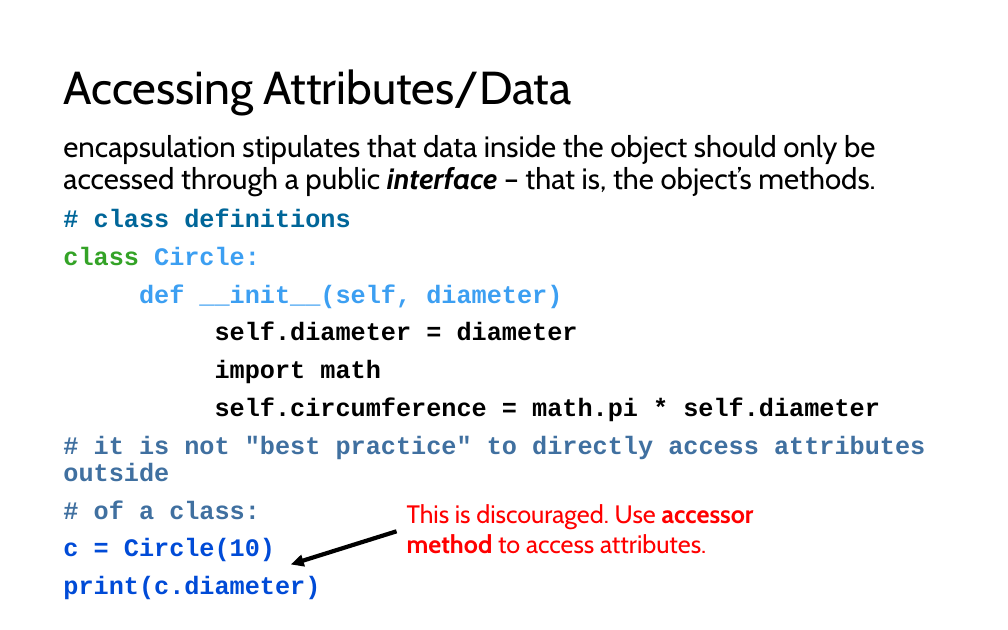
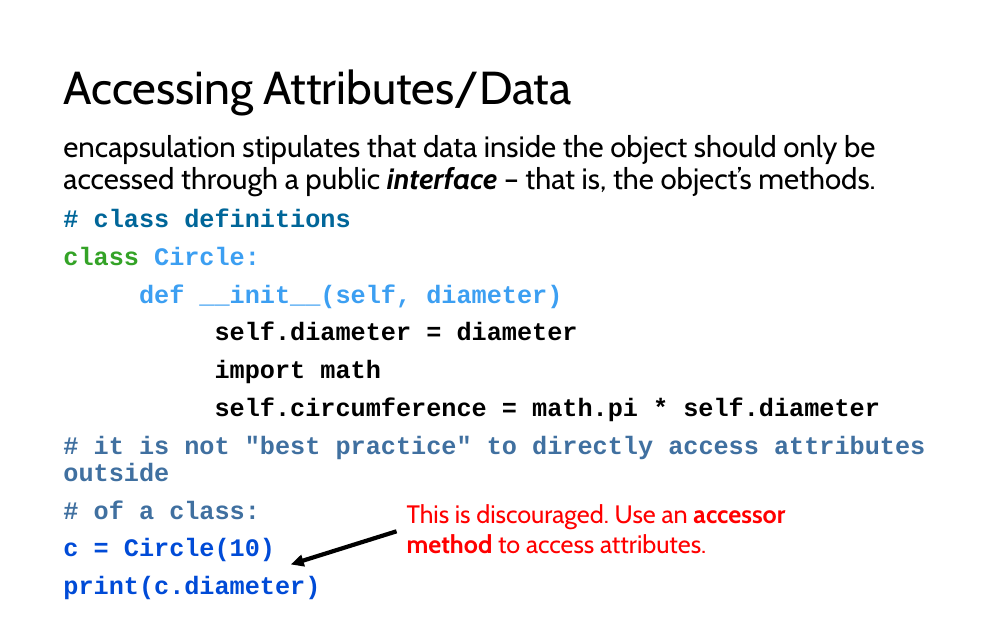
Before and after one commit to LongBaoNguyen/longbaonguyen.github.io, a slide deck: slide 7 of courses/apcsp/lect10.pptx. Drawn at 1008x630 pixels with LibreOffice and Linux fonts; fonts in the diff are those of the drawing. Boxes give left, top, right and bottom in pixels: in the first picture for what was removed or moved away, otherwise in the second. Text is boxed around its words. In the diff, an @@ line names an element or a change of style, - is before the commit and + after.

```diff
--- a/courses/apcsp/lect10.pptx
+++ b/courses/apcsp/lect10.pptx
@@ text at (x1=407, y1=504, x2=785, y2=554): text changed @@
-This is discouraged. Use accessor method to access attributes.
+This is discouraged. Use an accessor method to access attributes.
```
Also in this commit, not shown: 3 other slides changed, 2 slides removed, 3 other files.
